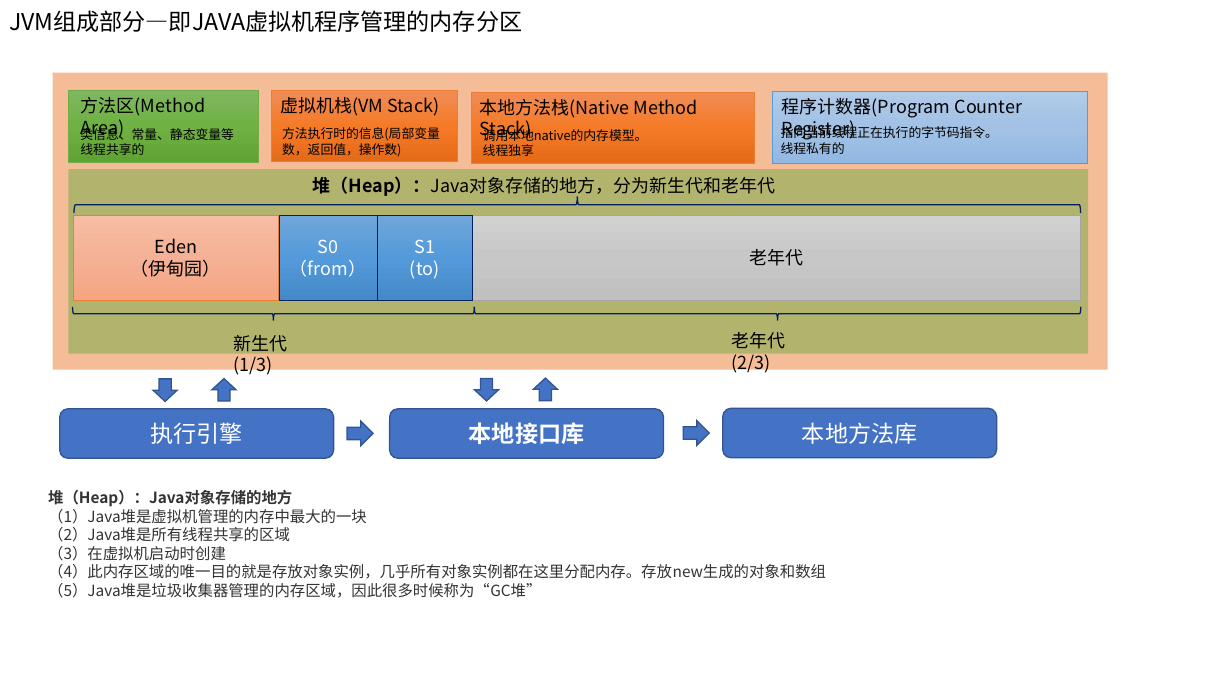
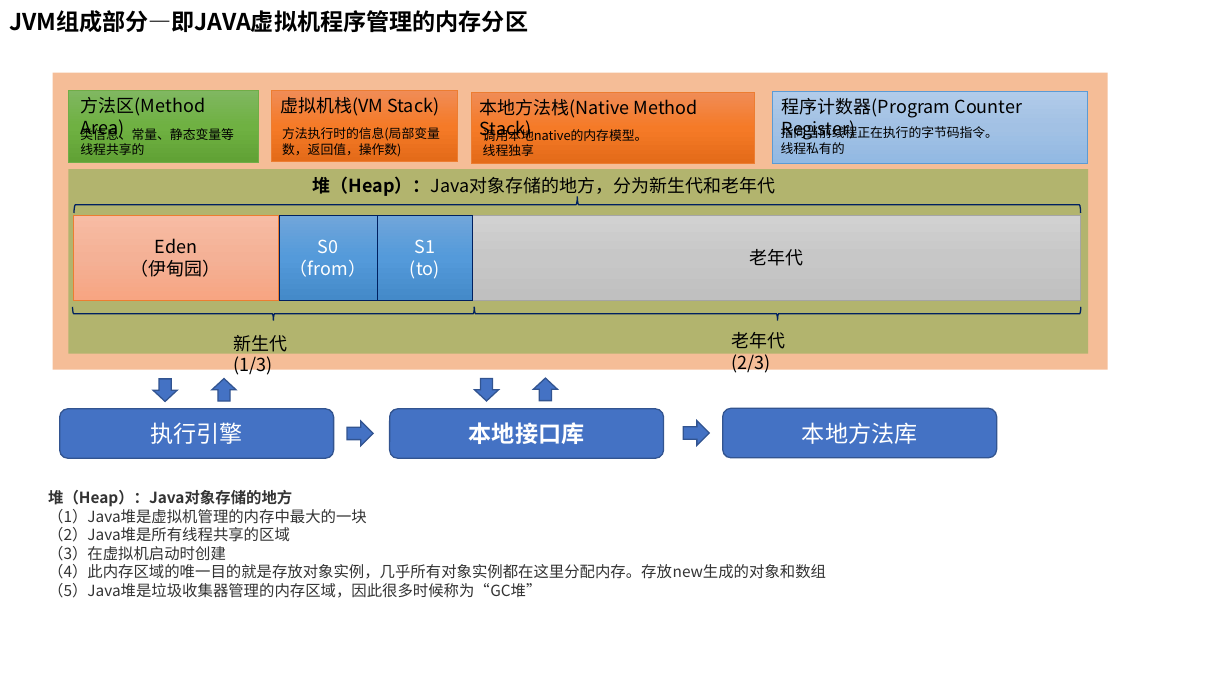
Before and after one commit to adwyxx/Node, a slide deck: slide 3 of Java.pptx. Drawn at 1232x693 pixels with LibreOffice and Linux fonts; fonts in the diff are those of the drawing. Boxes give left, top, right and bottom in pixels: in the first picture for what was removed or moved away, otherwise in the second. Text is boxed around its words. In the diff, an @@ line names an element or a change of style, - is before the commit and + after.

```diff
--- a/Java.pptx
+++ b/Java.pptx
@@ text "JVM组成部分—即JAVA虚拟机程序管理的内存分区" at bbox=[9, 10, 528, 32]: bold on @@
```
Also in this commit, not shown: 2 other slides changed, 3 slides added, 1 other file.
